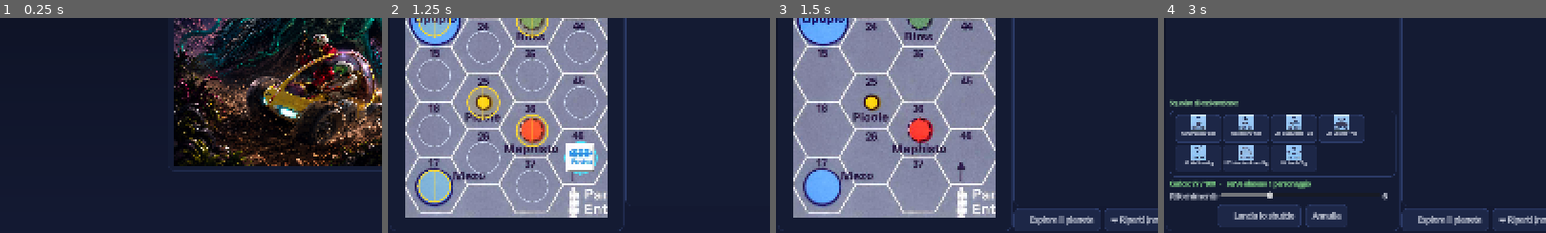
Above: before the commit, frames 1-4 (left to right).
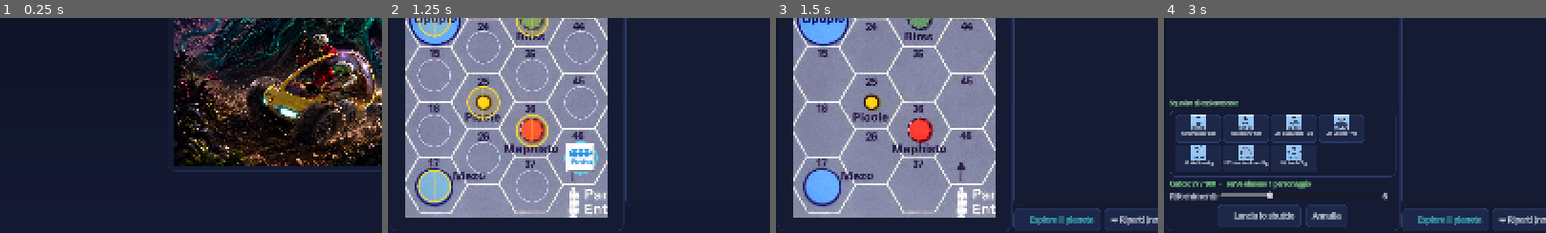
Above: after the commit, the same moments.

Repository: Tannoiser2/voyage-of-BSM-Pandora
Game: Godot game, scene res://scenes/Main.tscn
The game is run twice, just before and just after one commit, with the same random seed, the same clock (stepped at 60 frames per second) and the same inputs.
Inputs (mouse positions are % of the whole screen's width and height, from its top left):
- Up to frame 1 (0.25 s): no input
- Up to frame 2 (1.25 s): click "10 Mesi" at 0.5 s
- Up to frame 3 (1.5 s): click (6, 12) at 1.25 s
- Up to frame 4 (3 s): click "🛬 Esplora il pianeta" at 2 s; click (4, 14) at 2.77 s
The pictures show only the part of the screen within x 0-50%, y 50-100%; the shares and areas given below are measured in that part.

Frames 1-2 are identical in both runs. In frame 3, 0.4% of the frame differs, in the area x 66-83%, y 92-97%; in frame 4, 0.4%.
Error before the commit: Attempted to free a locked object (calling or emitting). (res://scripts/GameScreen.gd:1277)
Error after the commit: Attempted to free a locked object (calling or emitting). (res://scripts/GameScreen.gd:1283)

Commit message:
UX lotto 3: colori distintivi sui pulsanti d'azione
Accenti cromatici sui pulsanti chiave dell'incontro/azione per leggerli a colpo
d'occhio: Comunica (ciano), Cattura/Uccidi (ambra), Uccidi (rosso), Cattura
(verde), Fuggi (tenue), Esplora il pianeta (ciano).

https://claude.ai/code/session_01FfMjfpKBRveutPXEtJWveA

Diff:
--- a/godot/scripts/GameScreen.gd
+++ b/godot/scripts/GameScreen.gd
@@ -240,6 +240,7 @@
 	btn_land.name = "BtnLand"
 	btn_land.text = "🛬 Esplora il pianeta"
 	btn_land.visible = false
+	btn_land.add_theme_color_override("font_color", UITheme.CYAN)
 	btn_land.pressed.connect(_on_land)
 	actions_hbox.add_child(btn_land)
 
@@ -297,6 +298,7 @@
 	btn_kill.name = "BtnKill"
 	btn_kill.text = "Uccidi"
 	btn_kill.visible = false
+	btn_kill.add_theme_color_override("font_color", UITheme.RED)
 	btn_kill.pressed.connect(_on_combat.bind("kill"))
 	actions_hbox.add_child(btn_kill)
 
@@ -304,6 +306,7 @@
 	btn_capture.name = "BtnCapture"
 	btn_capture.text = "Cattura"
 	btn_capture.visible = false
+	btn_capture.add_theme_color_override("font_color", UITheme.GREEN)
 	btn_capture.pressed.connect(_on_combat.bind("capture"))
 	actions_hbox.add_child(btn_capture)
 
@@ -311,6 +314,7 @@
 	btn_comm.name = "BtnComm"
 	btn_comm.text = "💬 Comunica"
 	btn_comm.visible = false
+	btn_comm.add_theme_color_override("font_color", UITheme.CYAN)
 	btn_comm.pressed.connect(_on_strategy.bind("communicate"))
 	actions_hbox.add_child(btn_comm)
 
@@ -318,6 +322,7 @@
 	btn_strat.name = "BtnStrat"
 	btn_strat.text = "🎯 Cattura/Uccidi"
 	btn_strat.visible = false
+	btn_strat.add_theme_color_override("font_color", UITheme.AMBER)
 	btn_strat.pressed.connect(_on_strategy.bind("capture_kill"))
 	actions_hbox.add_child(btn_strat)
 
@@ -325,6 +330,7 @@
 	btn_flee.name = "BtnFlee"
 	btn_flee.text = "🏃 Fuggi"
 	btn_flee.visible = false
+	btn_flee.add_theme_color_override("font_color", UITheme.MUTED)
 	btn_flee.pressed.connect(_on_flee)
 	actions_hbox.add_child(btn_flee)
 
